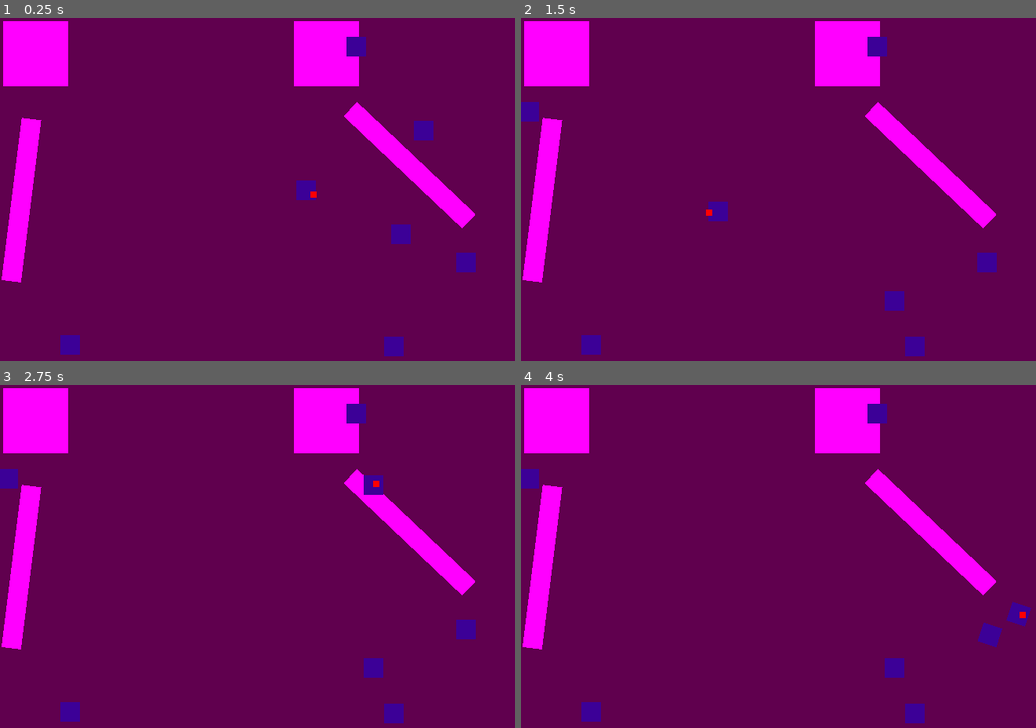
Above: before the commit, frames 1-4 (two rows, left to right).
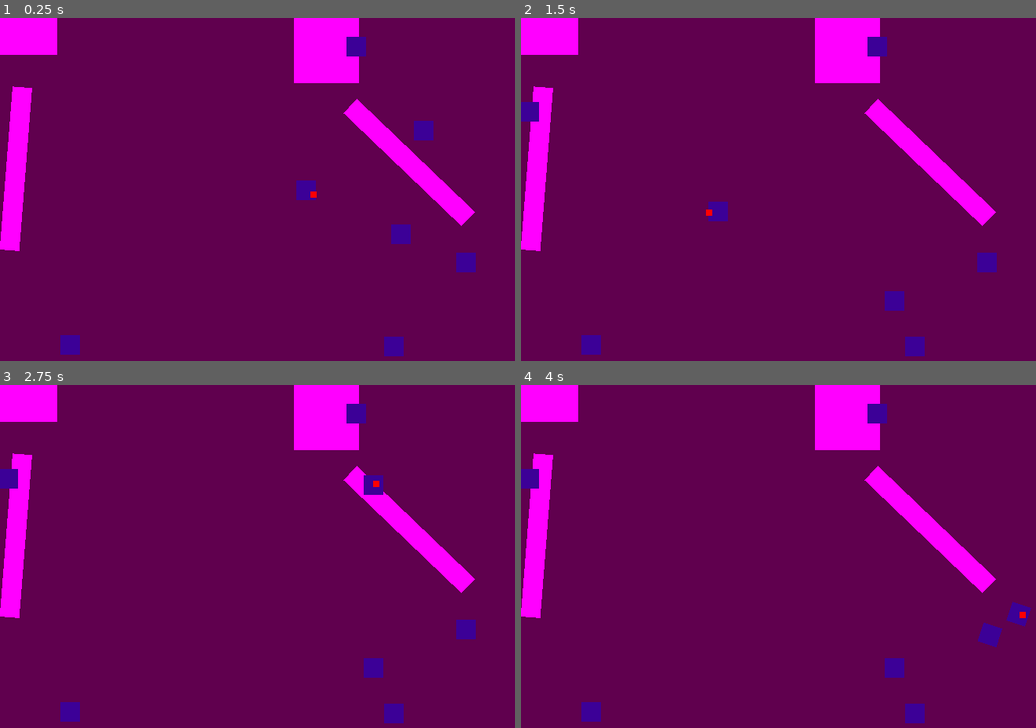
Above: after the commit, the same moments.

Repository: riioze/GameJamFevrier2024
Game: Godot game, scene res://scenes/main.tscn
The game is run twice, just before and just after one commit, with the same random seed, the same clock (stepped at 60 frames per second) and the same inputs.
Inputs (mouse positions are in pixels of both pictures, inside the frame that each line leads up to):
- Up to frame 1 (0.25 s): no input
- Up to frame 2 (1.5 s): tap Enter at 0.5 s; move the mouse to (974, 175) at 0.52 s; move the mouse to (711, 213) at 1.27 s
- Up to frame 3 (2.75 s): tap Space at 2 s; move the mouse to (375, 484) at 2.02 s
- Up to frame 4 (4 s): tap Enter at 2.75 s; move the mouse to (804, 631) at 2.77 s; tap Space at 3.5 s; move the mouse to (1020, 614) at 3.52 s

The runs differ from the first frame. In frame 1, 4.1% of the frame differs, in the area x 0-93%, y 0-78%; in frame 2, 4.0%; in frame 3, 4.0%; in frame 4, 4.0%.

Commit message:
for merge

Diff:
--- a/scenes/arms.tscn
+++ b/scenes/arms.tscn
@@ -11,12 +11,9 @@
 
 [sub_resource type="PlaceholderTexture2D" id="PlaceholderTexture2D_6sskc"]
 
-[sub_resource type="RectangleShape2D" id="RectangleShape2D_al3xv"]
-
 [node name="arms" type="Node"]
 
 [node name="LeftHandRigidBody" type="RigidBody2D" parent="."]
-collision_mask = 5
 mass = 10.0
 gravity_scale = 0.0
 script = ExtResource("1_bejtx")
@@ -29,18 +26,16 @@
 scale = Vector2(200, 200)
 texture = SubResource("PlaceholderTexture2D_ot4j1")
 
-[node name="RightHandRigidBody" type="RigidBody2D" parent="."]
+[node name="RIghtHandRigidBody" type="RigidBody2D" parent="."]
 position = Vector2(-210, 43)
-collision_mask = 9
-mass = 10.0
 gravity_scale = 0.0
 script = ExtResource("2_5ttbs")
 SPEED = 400
 
-[node name="RightHandCollisionShape" type="CollisionPolygon2D" parent="RightHandRigidBody"]
+[node name="RightHandCollisionShape" type="CollisionPolygon2D" parent="RIghtHandRigidBody"]
 polygon = PackedVector2Array(-100, -100, -100, 100, 100, 100, 100, -100)
 
-[node name="Sprite2D" type="Sprite2D" parent="RightHandRigidBody"]
+[node name="Sprite2D" type="Sprite2D" parent="RIghtHandRigidBody"]
 scale = Vector2(200, 200)
 texture = SubResource("PlaceholderTexture2D_0t5f4")
 
@@ -50,7 +45,7 @@
 HAND = NodePath("../LeftHandRigidBody")
 
 [node name="LeftHarmCollisionShape" type="CollisionPolygon2D" parent="LeftArmStaticBody"]
-polygon = PackedVector2Array(-30, 120, 30, 120, 30, 600, -30, 600)
+polygon = PackedVector2Array(-30, 100, 30, 100, 30, 600, -30, 600)
 
 [node name="Sprite2D" type="Sprite2D" parent="LeftArmStaticBody"]
 position = Vector2(0, 350)
@@ -60,37 +55,12 @@
 [node name="RightArmStaticBody" type="StaticBody2D" parent="." node_paths=PackedStringArray("HAND")]
 position = Vector2(200, -20)
 script = ExtResource("4_di48s")
-HAND = NodePath("../RightHandRigidBody")
+HAND = NodePath("../RIghtHandRigidBody")
 
 [node name="RightHarmCollisionShape" type="CollisionPolygon2D" parent="RightArmStaticBody"]
-polygon = PackedVector2Array(-30, 120, 30, 120, 30, 600, -30, 600)
+polygon = PackedVector2Array(-30, 100, 30, 100, 30, 600, -30, 600)
 
 [node name="Sprite2D" type="Sprite2D" parent="RightArmStaticBody"]
 position = Vector2(0, 350)
 scale = Vector2(60, 500)
 texture = SubResource("PlaceholderTexture2D_6sskc")
-
-[node name="BoxArround" type="StaticBody2D" parent="."]
-
-[node name="CollisionShape2D" type="CollisionPolygon2D" parent="BoxArround"]
-polygon = PackedVector2Array(10, 0, 1920, 0, 1920, 1080, 0, 1080, 0, 0, 9, 0, 9, 1070, 1910, 1070, 1910, 10, 10, 10)
-
-[node name="RightHandBarrier" type="StaticBody2D" parent="."]
-collision_layer = 8
-collision_mask = 0
-
-[node name="CollisionShape2D" type="CollisionShape2D" parent="RightHandBarrier"]
-position = Vector2(800, 0)
-scale = Vector2(1e-05, 1080)
-shape = SubResource("RectangleShape2D_al3xv")
-one_way_collision_margin = 37.0
-
-[node name="LeftHandBarrier" type="StaticBody2D" parent="."]
-collision_layer = 4
-collision_mask = 0
-
-[node name="CollisionShape2D" type="CollisionShape2D" parent="LeftHandBarrier"]
-position = Vector2(1120, 0)
-scale = Vector2(1e-05, 1080)
-shape = SubResource("RectangleShape2D_al3xv")
-one_way_collision_margin = 37.0
--- /dev/null
+++ b/scenes/game.tscn
@@ -0,0 +1,34 @@
+[gd_scene load_steps=10 format=3 uid="uid://7ce888h1fjw1"]
+
+[ext_resource type="Script" path="res://scripts/game_manager.gd" id="1_3htwk"]
+[ext_resource type="PackedScene" uid="uid://dewgpxn4sdq1a" path="res://scenes/arms.tscn" id="2_66xsc"]
+[ext_resource type="PackedScene" uid="uid://bkjy1n2vkd507" path="res://scenes/stuffs.tscn" id="3_uotv3"]
+[ext_resource type="Script" path="res://scripts/sanity_manager.gd" id="4_fmph6"]
+[ext_resource type="Resource" uid="uid://ofk52ib5nfh7" path="res://resources/grade/Perfect.tres" id="5_cvs2e"]
+[ext_resource type="Resource" uid="uid://do2muwwrnusnv" path="res://resources/grade/Good.tres" id="6_diick"]
+[ext_resource type="Resource" uid="uid://dpp166k3o7m2k" path="res://resources/grade/Bad.tres" id="7_3rfdo"]
+[ext_resource type="Script" path="res://scripts/round_manager.gd" id="8_iq5pv"]
+
+[sub_resource type="PlaceholderTexture2D" id="PlaceholderTexture2D_h28pv"]
+size = Vector2(1920, 1080)
+
+[node name="game" type="Node"]
+script = ExtResource("1_3htwk")
+
+[node name="Background" type="Sprite2D" parent="."]
+modulate = Color(0.376471, 0.266667, 0.305882, 1)
+position = Vector2(960, 540)
+texture = SubResource("PlaceholderTexture2D_h28pv")
+
+[node name="Camera2D" type="Camera2D" parent="Background"]
+
+[node name="arms" parent="." instance=ExtResource("2_66xsc")]
+
+[node name="stuffs" parent="." instance=ExtResource("3_uotv3")]
+
+[node name="sanity" type="Node" parent="."]
+script = ExtResource("4_fmph6")
+grade_list = Array[Resource("res://scripts/resource/grade.gd")]([ExtResource("5_cvs2e"), ExtResource("6_diick"), ExtResource("7_3rfdo")])
+
+[node name="rounds" type="Node" parent="."]
+script = ExtResource("8_iq5pv")
--- a/scenes/main.tscn
+++ b/scenes/main.tscn
@@ -1,32 +1,7 @@
-[gd_scene load_steps=9 format=3 uid="uid://w6urfwl08wuc"]
+[gd_scene load_steps=2 format=3 uid="uid://w6urfwl08wuc"]
 
-[ext_resource type="Script" path="res://scripts/game_manager.gd" id="1_i61t4"]
-[ext_resource type="PackedScene" uid="uid://bkjy1n2vkd507" path="res://scenes/stuffs.tscn" id="1_vlfrj"]
-[ext_resource type="PackedScene" uid="uid://dewgpxn4sdq1a" path="res://scenes/arms.tscn" id="2_2nug3"]
-[ext_resource type="Script" path="res://scripts/sanity_manager.gd" id="4_sbnds"]
-[ext_resource type="Resource" uid="uid://dpp166k3o7m2k" path="res://resources/grade/Bad.tres" id="5_km86m"]
-[ext_resource type="Resource" uid="uid://do2muwwrnusnv" path="res://resources/grade/Good.tres" id="6_kdwke"]
-[ext_resource type="Resource" uid="uid://ofk52ib5nfh7" path="res://resources/grade/Perfect.tres" id="7_m21kh"]
-
-[sub_resource type="PlaceholderTexture2D" id="PlaceholderTexture2D_h28pv"]
-size = Vector2(1920, 1080)
+[ext_resource type="PackedScene" uid="uid://7ce888h1fjw1" path="res://scenes/game.tscn" id="1_meu0d"]
 
 [node name="main" type="Node"]
 
-[node name="game" type="Node" parent="."]
-script = ExtResource("1_i61t4")
-
-[node name="Background" type="Sprite2D" parent="game"]
-modulate = Color(0.376471, 0.266667, 0.305882, 1)
-position = Vector2(960, 540)
-texture = SubResource("PlaceholderTexture2D_h28pv")
-
-[node name="Camera2D" type="Camera2D" parent="game/Background"]
-
-[node name="arms" parent="game" instance=ExtResource("2_2nug3")]
-
-[node name="stuffs" parent="game" instance=ExtResource("1_vlfrj")]
-
-[node name="sanity" type="Node" parent="game"]
-script = ExtResource("4_sbnds")
-grade_list = Array[Resource("res://scripts/resource/grade.gd")]([ExtResource("7_m21kh"), ExtResource("6_kdwke"), ExtResource("5_km86m")])
+[node name="game" parent="." instance=ExtResource("1_meu0d")]
--- a/scripts/arms/LeftHandRigidBody.gd
+++ b/scripts/arms/LeftHandRigidBody.gd
@@ -2,7 +2,7 @@
 
 @export var SPEED : int = 100
 @export var STARTING_POS : Vector2 = Vector2(100,100)
-@export var OTHER_ARM : RigidBody2D
+@export var puk : RigidBody2D
 
 # Called when the node enters the scene tree for the first time.
 func _ready():
--- a/scripts/game_manager.gd
+++ b/scripts/game_manager.gd
@@ -1,6 +1,8 @@
 extends Node
 
 @onready var stuff_manager : StuffManager = $stuffs
+@onready var sanity_manager : SanityManager = $sanity
+
 var recognition_phase_duration: float = 1
 var ordering_phase_duration: float = 1
 
@@ -8,12 +10,19 @@
 func _ready():
 	process_round()
 
+func loose_condition() -> bool:
+	return sanity_manager.sanity < sanity_manager.min_sanity
+
 func process_round():
 	stuff_manager.round_setup()
 	await TimeManager.sleep(recognition_phase_duration)
 	stuff_manager.scramble_stuff(2)
 	await TimeManager.sleep(ordering_phase_duration)
 	stuff_manager.check_stuff_list_positions()
-# Called every frame. 'delta' is the elapsed time since the previous frame.
-func _process(delta):
-	pass
+
+	if loose_condition():
+		loose()
+		return
+
+func loose():
+	print("You loose")
--- /dev/null
+++ b/scripts/round_manager.gd
@@ -0,0 +1,6 @@
+class_name RoundManager extends Node
+
+var round : int = 0
+
+func next_round():
+	round += 1
--- a/scripts/sanity_manager.gd
+++ b/scripts/sanity_manager.gd
@@ -1,6 +1,7 @@
 class_name SanityManager extends Node
 
 @export_range(0,100) var sanity : float = 50
+@export_range(0,100) var min_sanity : float = 20
 
 @export var grade_list : Array[Grade] = []
 
Not shown: 1 places in scenes/arms.tscn that only renumber resources
